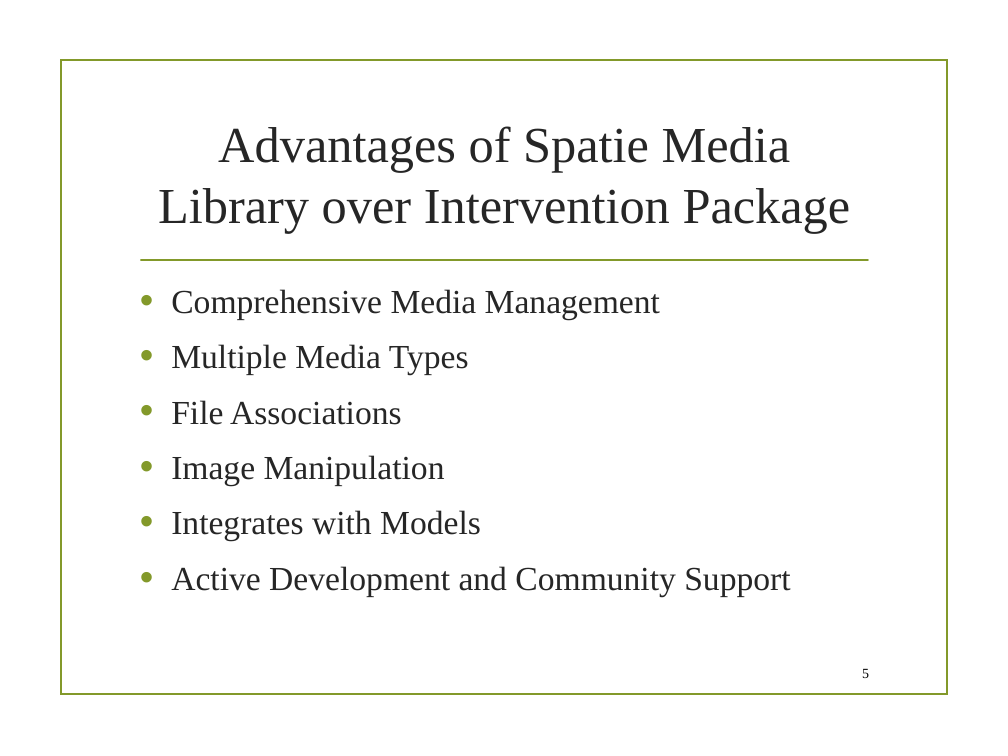
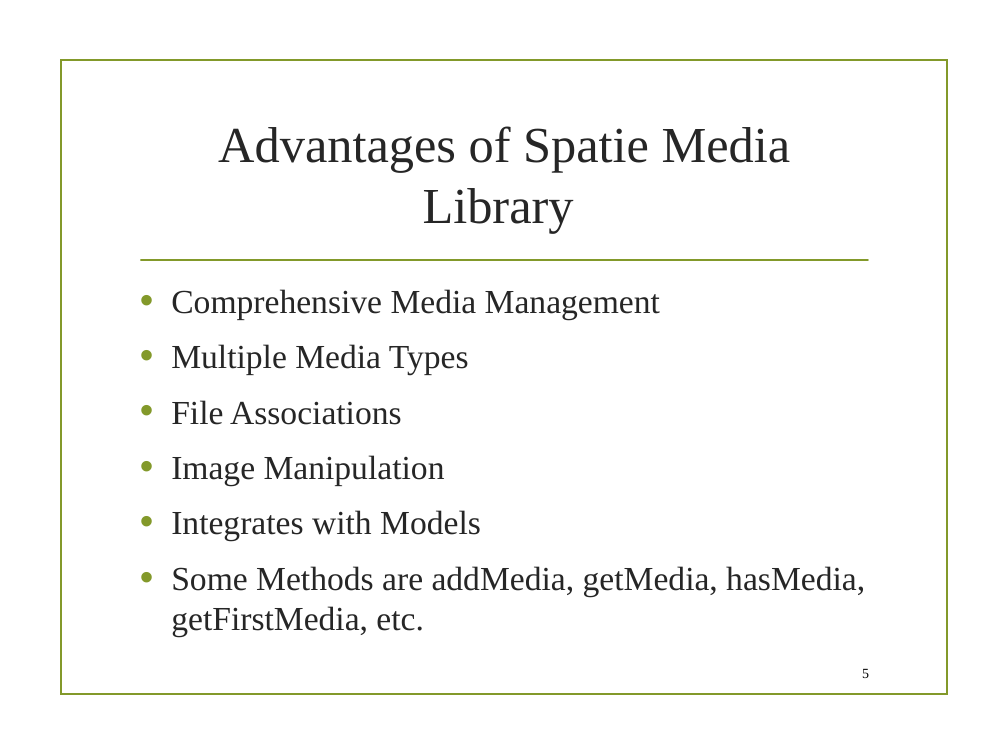
Before and after one commit to KhanalBishnu/Ecom-By-YT, a slide deck: slide 5 of public/friend/Comparison of Two Powerful Laravel Packages for Image and Media Managemen.pptx. Drawn at 1008x756 pixels with LibreOffice and Linux fonts; fonts in the diff are those of the drawing; background and template pictures are left out. Boxes give left, top, right and bottom in pixels: in the first picture for what was removed or moved away, otherwise in the second. Text is boxed around its words. In the diff, an @@ line names an element or a change of style, - is before the commit and + after.

Commit message:
pre

```diff
--- a/public/friend/Comparison of Two Powerful Laravel Packages for Image and Media Managemen.pptx
+++ b/public/friend/Comparison of Two Powerful Laravel Packages for Image and Media Managemen.pptx
@@ title at (218,126,791,233): text changed @@
-Advantages of Spatie Media Library over Intervention Package
+Advantages of Spatie Media Library
@@ text at (171,566,865,637): text changed @@
-• Active Development and Community Support
+• Some Methods are addMedia, getMedia, hasMedia, getFirstMedia, etc.
```
Also in this commit, not shown: 5 other slides changed.
